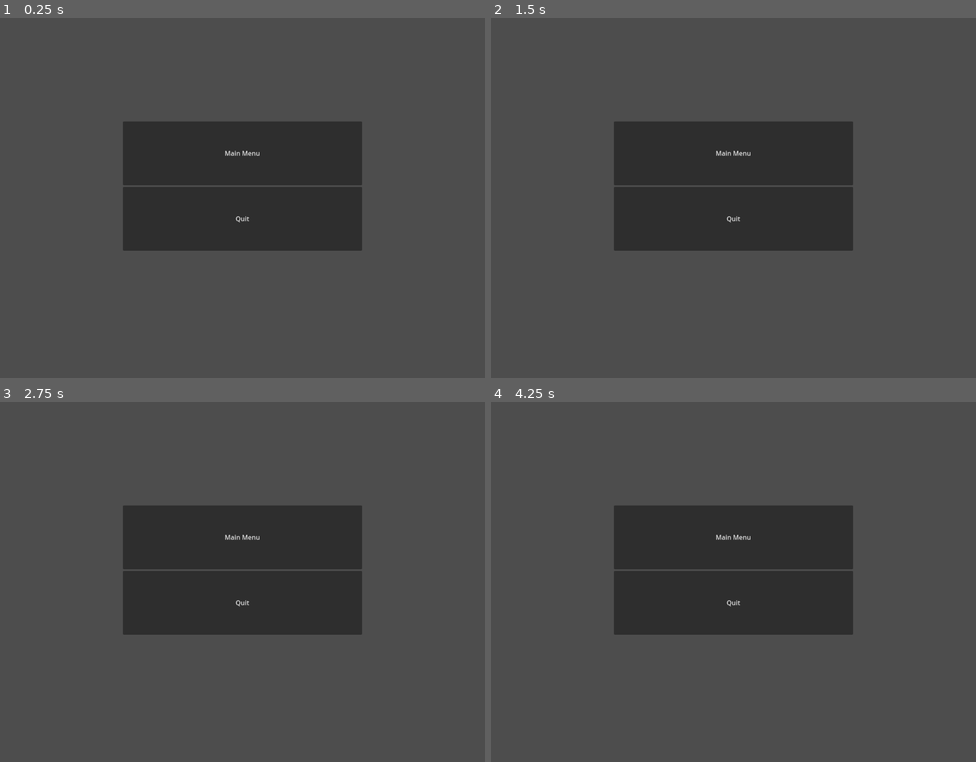
Above: before the commit, frames 1-4 (two rows, left to right).
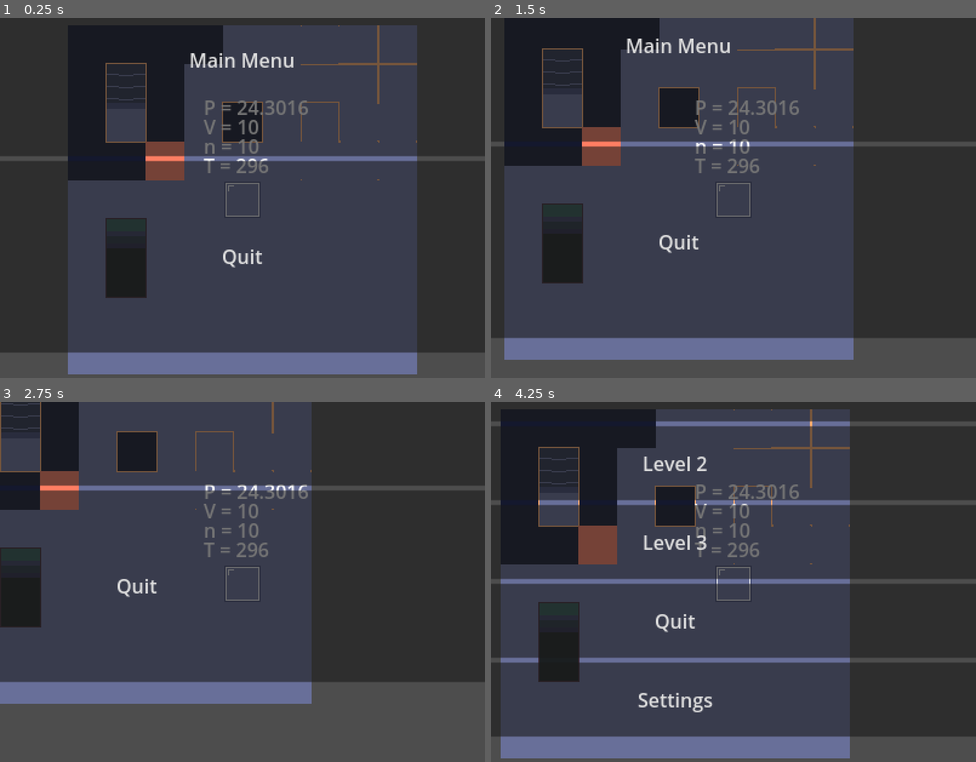
Above: after the commit, the same moments.

Repository: oyoagent1/apchem-pvnrt
Game: Godot game, scene res://Scenes/game.tscn
Same seed, same stepped clock (60 frames per second), same inputs: the game is played once before the commit and once after it.
Inputs:
- Up to frame 1 (0.25 s): no input
- Up to frame 2 (1.5 s): tap Enter at 0.5 s; hold D (move_right, bound only after the commit) 0.53-1.28 s; hold S (move_down, bound only after the commit) from 1.28 s (still down)
- Up to frame 3 (2.75 s): release S (move_down, bound only after the commit) at 2.03 s; hold D (move_right, bound only after the commit) from 2.03 s (still down)
- Up to frame 4 (4.25 s): release D (move_right, bound only after the commit) at 2.78 s; hold W (move_up, bound only after the commit) 2.78-3.53 s; hold A (move_left, bound only after the commit) from 3.53 s (still down); tap Escape (pause_game) at 4.15 s

The runs differ from the first frame. In frame 1, 58% of the frame differs, in the area x 0-100%, y 0-99%; in frame 2, 59%; in frame 3, 49%; in frame 4, 62%.

Commit message:
movement and stuff

Diff:
--- /dev/null
+++ b/Scenes/Player/player.tscn
@@ -0,0 +1,47 @@
+[gd_scene load_steps=4 format=3 uid="uid://d00821oc6ym6p"]
+
+[ext_resource type="Texture2D" uid="uid://bxouar0mw5fku" path="res://Art/pngs/player.png" id="1_2jwwj"]
+[ext_resource type="Script" path="res://Scripts/player.gd" id="1_sqa5w"]
+
+[sub_resource type="RectangleShape2D" id="RectangleShape2D_c4gci"]
+size = Vector2(30, 30)
+
+[node name="Player" type="CharacterBody2D"]
+script = ExtResource("1_sqa5w")
+
+[node name="Camera2D" type="Camera2D" parent="."]
+zoom = Vector2(3, 3)
+
+[node name="Player" type="Sprite2D" parent="."]
+texture = ExtResource("1_2jwwj")
+
+[node name="CollisionShape2D" type="CollisionShape2D" parent="."]
+shape = SubResource("RectangleShape2D_c4gci")
+
+[node name="RichTextLabel" type="RichTextLabel" parent="."]
+offset_left = -32.0
+offset_top = -88.0
+offset_right = 176.0
+offset_bottom = -64.0
+text = "P = 0.00"
+
+[node name="RichTextLabel2" type="RichTextLabel" parent="."]
+offset_left = -32.0
+offset_top = -72.0
+offset_right = 48.0
+offset_bottom = -48.0
+text = "V = 0.00"
+
+[node name="RichTextLabel3" type="RichTextLabel" parent="."]
+offset_left = -32.0
+offset_top = -56.0
+offset_right = 48.0
+offset_bottom = -32.0
+text = "n = 0.00"
+
+[node name="RichTextLabel4" type="RichTextLabel" parent="."]
+offset_left = -32.0
+offset_top = -40.0
+offset_right = 208.0
+offset_bottom = -16.0
+text = "T = 0.00"
--- a/Scenes/game.tscn
+++ b/Scenes/game.tscn
@@ -1,6 +1,18 @@
-[gd_scene load_steps=2 format=3 uid="uid://cylgbiba6jqat"]
+[gd_scene load_steps=5 format=3 uid="uid://cylgbiba6jqat"]
 
 [ext_resource type="Script" path="res://Scripts/game.gd" id="1_4tsmf"]
+[ext_resource type="Texture2D" uid="uid://bu6jrm2gra8ng" path="res://Art/pngs/TIlemap_v1.png" id="2_jp3cs"]
+[ext_resource type="PackedScene" uid="uid://d00821oc6ym6p" path="res://Scenes/Player/player.tscn" id="3_48kvf"]
+[ext_resource type="PackedScene" uid="uid://5o8nvqyc7xdt" path="res://Scenes/heat_source.tscn" id="4_xxi6y"]
 
 [node name="Game" type="Node2D"]
 script = ExtResource("1_4tsmf")
+
+[node name="TIlemapV1" type="Sprite2D" parent="."]
+texture = ExtResource("2_jp3cs")
+
+[node name="Player" parent="." instance=ExtResource("3_48kvf")]
+
+[node name="HeatSource" parent="." instance=ExtResource("4_xxi6y")]
+position = Vector2(-64, -32)
+freeze = true
--- /dev/null
+++ b/Scenes/heat_source.tscn
@@ -0,0 +1,17 @@
+[gd_scene load_steps=2 format=3 uid="uid://5o8nvqyc7xdt"]
+
+[sub_resource type="RectangleShape2D" id="RectangleShape2D_fuogn"]
+size = Vector2(32, 32)
+
+[node name="HeatSource" type="RigidBody2D" groups=["heat_sources"]]
+gravity_scale = 0.0
+
+[node name="CollisionShape2D" type="CollisionShape2D" parent="."]
+shape = SubResource("RectangleShape2D_fuogn")
+
+[node name="ColorRect" type="ColorRect" parent="CollisionShape2D"]
+offset_left = -16.0
+offset_top = -16.0
+offset_right = 16.0
+offset_bottom = 16.0
+color = Color(1, 0.494976, 0.388577, 1)
--- a/Scenes/pause_menu.tscn
+++ b/Scenes/pause_menu.tscn
@@ -14,6 +14,7 @@
 script = ExtResource("1_cembq")
 
 [node name="VBoxContainer" type="VBoxContainer" parent="."]
+layout_mode = 0
 offset_left = -296.0
 offset_top = -194.0
 offset_right = 296.0
--- a/Scripts/game.gd
+++ b/Scripts/game.gd
@@ -5,6 +5,8 @@
 var active_map
 var active_player
 
+# TODO: this is so bad actually die please be better at coding
+var can_open_pause_menu: bool
 var pause_menu_open: bool
 
 # Called when the node enters the scene tree for the first time.
@@ -15,6 +17,7 @@
 
 # Called every frame. 'delta' is the elapsed time since the previous frame.
 func _input(event):
+	# toggle pause menu TODO make this less horrible bc it also closes the main menu which is bad and cringe
 	if event.is_action_pressed("pause_game"):
 		print(pause_menu_open)
 		if pause_menu_open:
@@ -22,7 +25,7 @@
 			pause_menu_open = !pause_menu_open
 			return
 		else:
-			load_menu("res://Scenes/pause_menu.tscn")
+			load_menu("res://Scenes/main_menu.tscn")
 			pause_menu_open = !pause_menu_open
 
 # Methods to load shit, call with "clear" to make the active menu hit the griddy(go away)
@@ -40,6 +43,7 @@
 		print(menu)
 		pause_menu_open = false
 
+# load player
 func load_player(path: String):
 	if path == "clear":
 		active_menu.queue_free()
@@ -53,6 +57,7 @@
 		active_player = player
 		print(player)
 
+# load the map
 func load_map(path: String):
 	if path == "clear":
 		active_menu.queue_free()
--- a/Scripts/main_menu.gd
+++ b/Scripts/main_menu.gd
@@ -1,11 +1,17 @@
 extends Node
+
+signal load_level_1
 
 
 # Called when the node enters the scene tree for the first time.
 func _ready():
-	pass # Replace with function body.
+	# connect the signal to the game node or some shit
+	connect("main_menu_button_signal", get_parent().load_map)
 
 
 # Called every frame. 'delta' is the elapsed time since the previous frame.
 func _process(delta):
 	pass
+
+func level_button_1(path):
+	load_level_1.emit(path)
--- a/Scripts/pause_menu.gd
+++ b/Scripts/pause_menu.gd
@@ -6,7 +6,6 @@
 	#connect signal to assumed parent game node
 	connect("main_menu_button_signal", get_parent().load_menu)
 
-
 # Called every frame. 'delta' is the elapsed time since the previous frame.
 func _process(delta):
 	pass
--- /dev/null
+++ b/Scripts/player.gd
@@ -0,0 +1,65 @@
+extends CharacterBody2D
+
+# exports
+@export var speed: float = 1
+
+# Volume pressure and all that
+var pressure: float = 1 # atm
+var volume: float = 10 # L
+var temp: float = 296 # kelvin
+var mols: float = 10
+const r: float = 0.0821
+
+# lock bools, ONLY ONE ACTIVE AT A TIME PLEASE
+var pressure_lock: bool
+var volume_lock: bool
+var temp_lock: bool
+var mols_lock: bool
+
+# Random shit idk
+var move_inputs = Vector2.ZERO
+var enable_move: bool = true
+
+# Called when the node enters the scene tree for the first time.
+func _ready():
+	calc_pressure()
+
+# Called every frame. 'delta' is the elapsed time since the previous frame.
+func _process(delta):
+	# make sure not to move if not able to move wow
+	if enable_move:
+		_get_input()
+		move(delta)
+	display_values()
+
+func display_values():
+	$RichTextLabel.text = str("P = ", pressure)
+	$RichTextLabel2.text = str("V = ", volume)
+	$RichTextLabel3.text = str("n = ", mols)
+	$RichTextLabel4.text = str("T = ", temp)
+func _get_input():
+	# get movement related inputs
+	move_inputs.x = Input.get_axis("move_left", "move_right")
+	move_inputs.y = Input.get_axis("move_up", "move_down")
+	move_inputs = move_inputs.normalized()
+
+# move function, im gonna kms stfg why did this not just work??
+func move(delta):
+	velocity = move_inputs * speed
+	var col = move_and_collide(velocity)
+	if col != null:
+		temp += 8 * delta
+		calc_volume()
+
+# How the fuck is this supposed to workkkkkk killlll me, ok FOR NOW assume mols is constant to make this doable
+func calc_volume():
+	volume = (mols * r * temp) / pressure
+	scale = Vector2(volume/10, volume/10)
+
+func calc_pressure():
+	pressure = (mols * r * temp) / volume
+func calc_temp():
+	temp = (pressure * volume) / (r * temp)
+
+func change_mols():
+	pass # TODO not the same as the others like just make it change the mols its dead simple
--- a/project.godot
+++ b/project.godot
@@ -28,3 +28,27 @@
 "events": [Object(InputEventKey,"resource_local_to_scene":false,"resource_name":"","device":-1,"window_id":0,"alt_press …(182 unchanged characters)…
 ]
 }
+move_up={
+"deadzone": 0.5,
+"events": [Object(InputEventKey,"resource_local_to_scene":false,"resource_name":"","device":-1,"window_id":0,"alt_pressed":false,"shift_pressed":false,"ctrl_pressed":false,"meta_pressed":false,"pressed":false,"keycode":0,"physical_keycode":87,"key_label":0,"unicode":119,"echo":false,"script":null)
+]
+}
+move_down={
+"deadzone": 0.5,
+"events": [Object(InputEventKey,"resource_local_to_scene":false,"resource_name":"","device":-1,"window_id":0,"alt_pressed":false,"shift_pressed":false,"ctrl_pressed":false,"meta_pressed":false,"pressed":false,"keycode":0,"physical_keycode":83,"key_label":0,"unicode":115,"echo":false,"script":null)
+]
+}
+move_left={
+"deadzone": 0.5,
+"events": [Object(InputEventKey,"resource_local_to_scene":false,"resource_name":"","device":-1,"window_id":0,"alt_pressed":false,"shift_pressed":false,"ctrl_pressed":false,"meta_pressed":false,"pressed":false,"keycode":0,"physical_keycode":65,"key_label":0,"unicode":97,"echo":false,"script":null)
+]
+}
+move_right={
+"deadzone": 0.5,
+"events": [Object(InputEventKey,"resource_local_to_scene":false,"resource_name":"","device":-1,"window_id":0,"alt_pressed":false,"shift_pressed":false,"ctrl_pressed":false,"meta_pressed":false,"pressed":false,"keycode":0,"physical_keycode":68,"key_label":0,"unicode":100,"echo":false,"script":null)
+]
+}
+
+[rendering]
+
+textures/canvas_textures/default_texture_filter=0
Binary file added: Art/ase files/TIlemap_v1.aseprite
Binary file added: Art/ase files/player.aseprite
Binary file added: Art/pngs/TIlemap_v1.png
Not shown, added: Art/pngs/TIlemap_v1.png.import
Binary file added: Art/pngs/player.png
Not shown, added: Art/pngs/player.png.import
